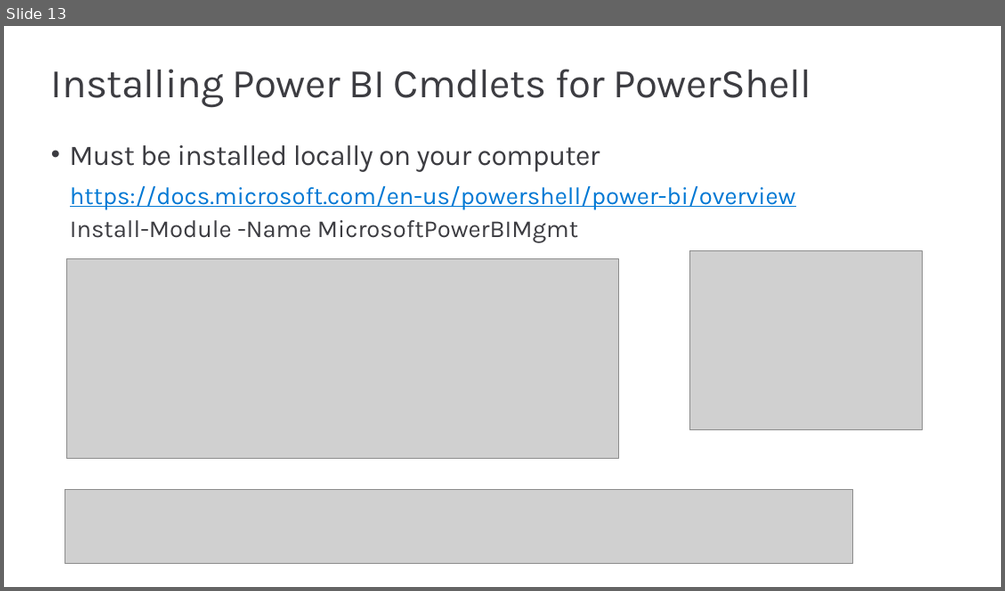
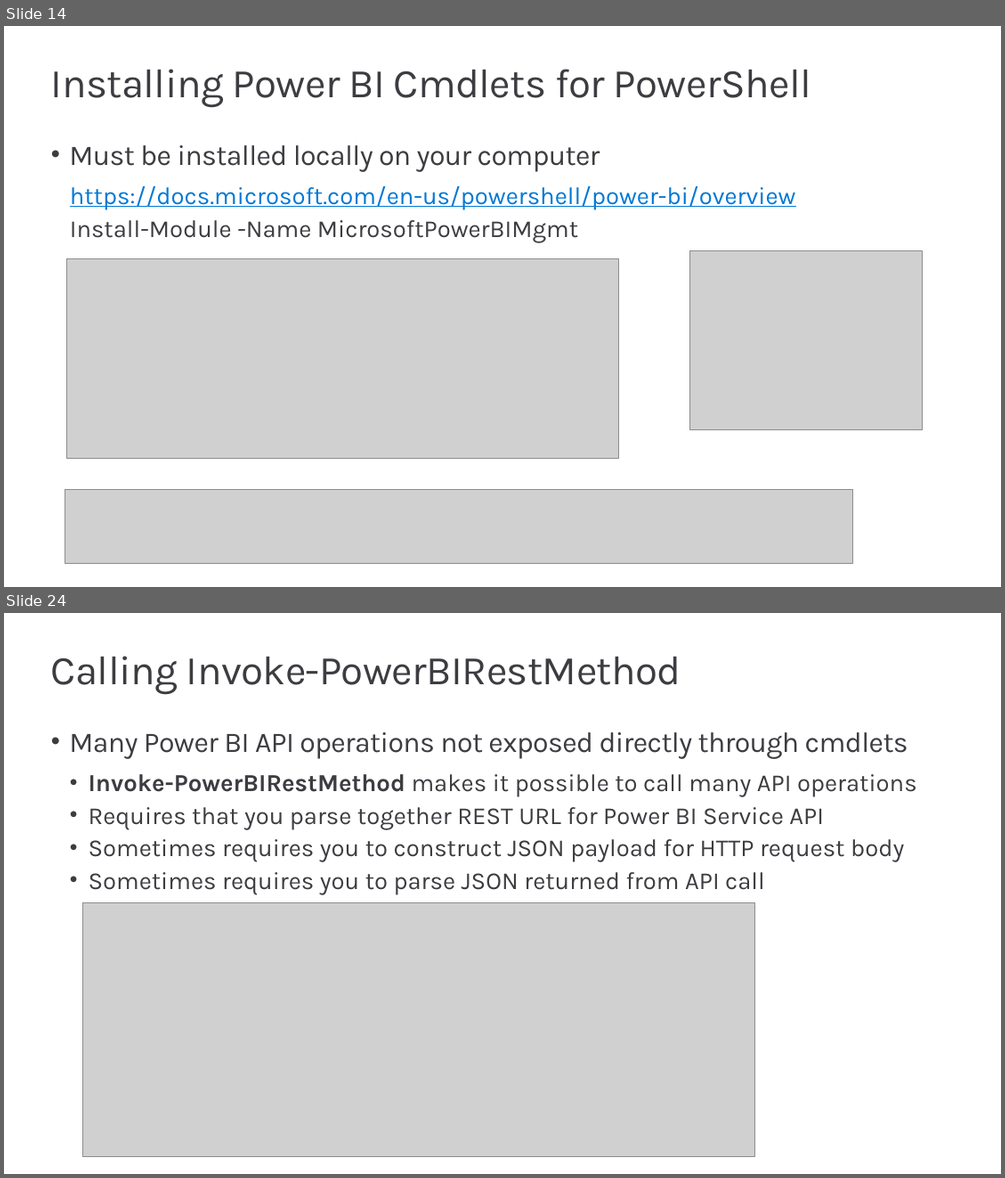
Before and after one commit to PowerBiDevCamp/Camp-Sessions, a slide deck: Session 02 - Writing PowerShell Script for Power BI.pptx. Shown one above the other, each under a label of ours: slide 13 before the commit, slides 14 and 24 after it; the slides between them are not shown. The pictures are 1005x591 and 1005x1178 pixels, drawn with LibreOffice and Linux fonts; fonts in the diff are those of the drawing; grey boxes stand for pictures; background and template pictures are left out. Boxes give left, top, right and bottom in pixels: in the first picture for what was removed or moved away, otherwise in the second. Text is boxed around its words. In the diff, an @@ line names an element or a change of style, - is before the commit and + after.

```diff
--- a/Session 02 - Writing PowerShell Script for Power BI.pptx
+++ b/Session 02 - Writing PowerShell Script for Power BI.pptx
@@ slide 24 added at bbox=[4, 613, 1001, 1174], background #FFFFFF @@
@@ title added at bbox=[51, 656, 681, 695], 40 pt, text #3C3C41 @@
+Calling Invoke-PowerBIRestMethod
@@ text added at bbox=[69, 732, 917, 895], 24 pt, text #3C3C41 @@
+• Many Power BI API operations not exposed directly through cmdlets
+  • Invoke-PowerBIRestMethod makes it possible to call many API operations
+  • Requires that you parse together REST URL for Power BI Service API
+  • Sometimes requires you to construct JSON payload for HTTP request body
+  • Sometimes requires you to parse JSON returned from API call
@@ picture added at bbox=[83, 902, 754, 1156] @@
@@ what was slide 13 is now slide 14 @@
```
Also in this commit, not shown: 18 slides changed, 21 other slides added, 14 slides removed, 1 other file.
